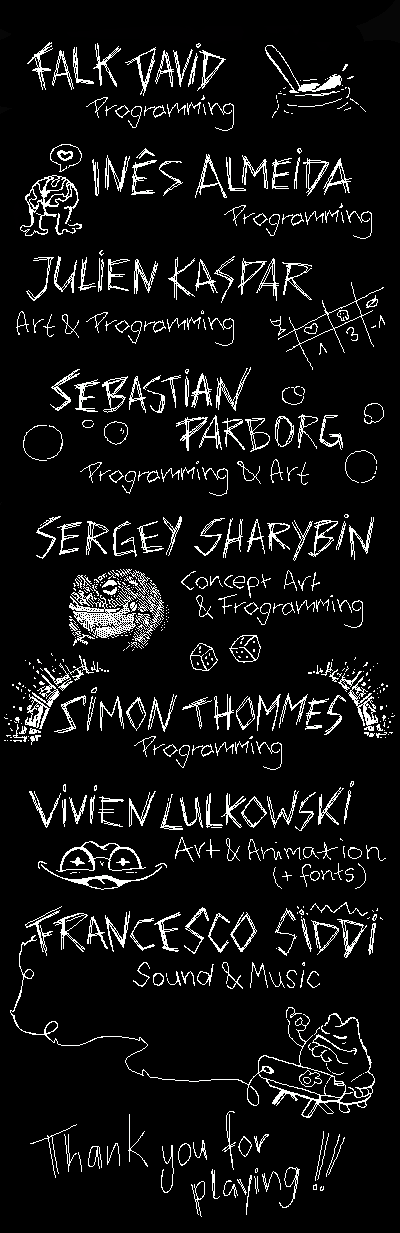
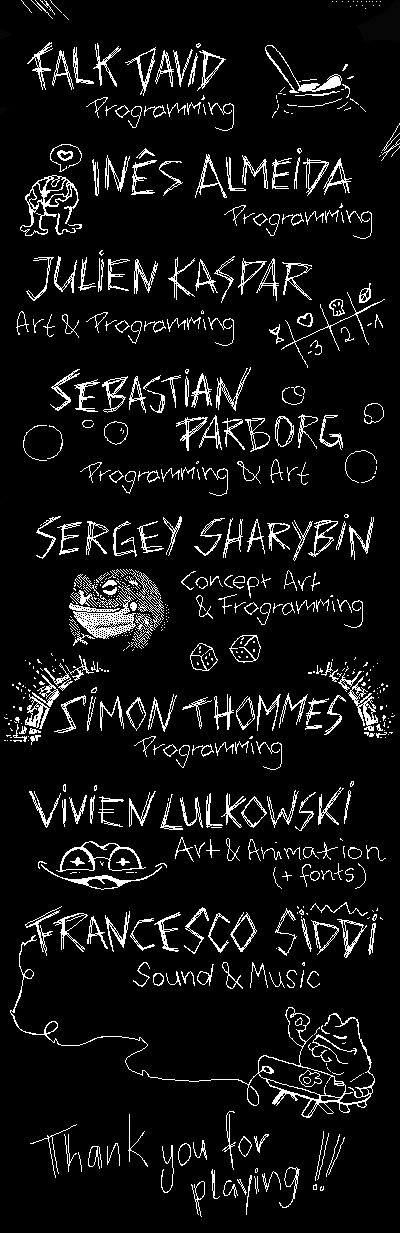
Layered file, before and after one edit (400 × 1233). Changes by layer:
added layer "Paint Layer 8" in group "Group 3" over [21, 0, 400, 644]
painted on "sergey" over [69, 569, 166, 644]
painted on "simon Merged" over [69, 569, 166, 644]
painted on "names" over [13, 0, 400, 1082]
painted on "Background" over [13, 0, 400, 1082]
